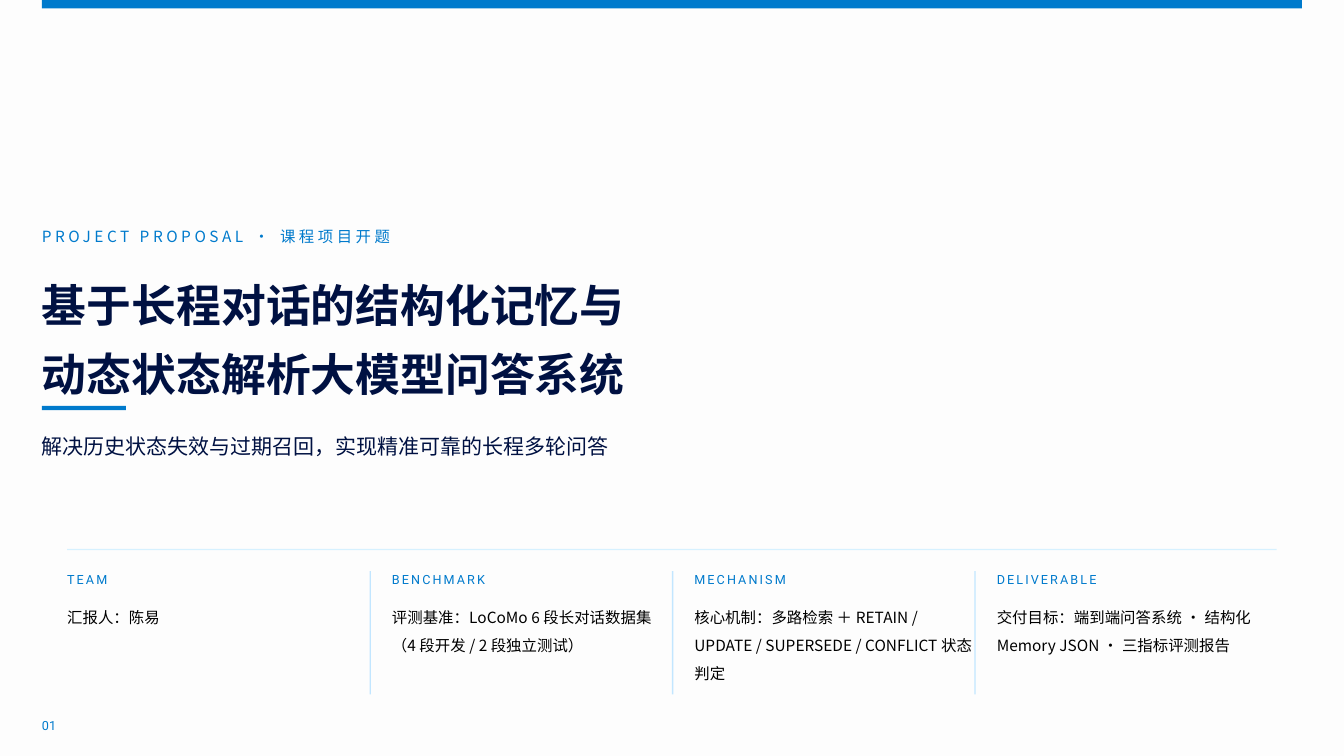
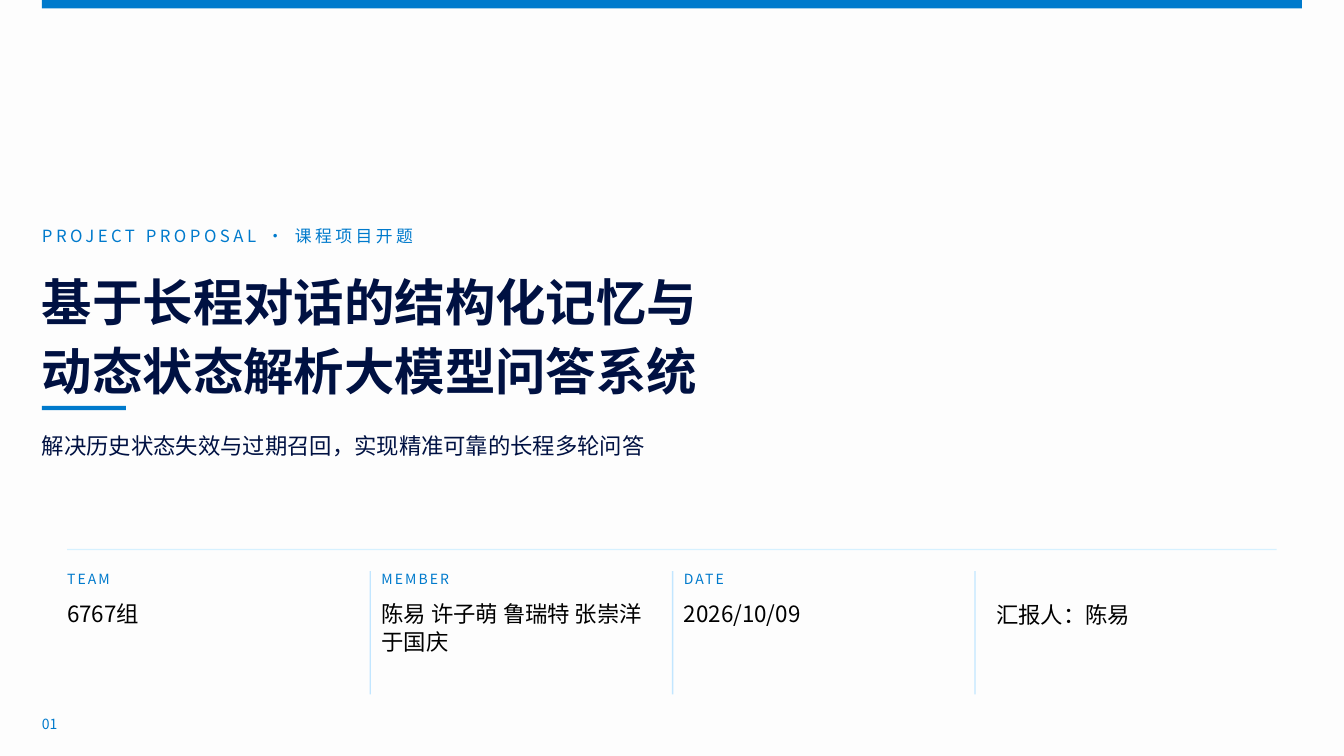
Before and after one commit to Chenyyyyyy666/ZJU-Software-Requirements-Engineering-Project, a slide deck: slide 1 of slides/proposal_ppt.pptx. Drawn at 1344x756 pixels with LibreOffice and Linux fonts; fonts in the diff are those of the drawing. Boxes give left, top, right and bottom in pixels: in the first picture for what was removed or moved away, otherwise in the second. Text is boxed around its words. In the diff, an @@ line names an element or a change of style, - is before the commit and + after.

Commit message:
docs(slides): 更新开题汇报 PPT 与导出 PDF

```diff
--- a/slides/proposal_ppt.pptx
+++ b/slides/proposal_ppt.pptx
@@ text "PROJECT PROPOSAL · 课程项目开题" at [42, 228, 413, 244]: size 11 to 12 pt @@
@@ text "基于长程对话的结构化记忆与" at [42, 278, 697, 395]: size 32 to 36 pt @@
@@ text "解决历史状态失效与过期召回，实现精准可靠的长程多轮问答" at [42, 435, 645, 457]: size 15 to 16 pt @@
@@ text "TEAM" at [67, 573, 110, 584]: size 9 to 10 pt, font Roboto to Noto Sans CJK SC @@
@@ text at [381, 573, 449, 584]: text changed; size 9 to 10 pt; font Roboto to Noto Sans CJK SC @@
-BENCHMARK
+MEMBER
@@ text at [694, 575, 785, 584]: text changed; size 9 to 10 pt; font Roboto to Noto Sans CJK SC @@
-MECHANISM
+DATE
@@ text removed at [997, 575, 1097, 584] @@
-DELIVERABLE
@@ text at [67, 603, 139, 624]: text changed; size 11 to 16 pt @@
-汇报人：陈易
+6767组
@@ text at [381, 603, 642, 652]: text changed; size 11 to 16 pt @@
-评测基准：LoCoMo 6 段长对话数据集（4 段开发 / 2 段独立测试）
+陈易 许子萌 鲁瑞特 张崇洋 于国庆
@@ text at [684, 604, 801, 626]: text changed; size 11 to 16 pt @@
-核心机制：多路检索 ＋ RETAIN / UPDATE / SUPERSEDE / CONFLICT 状态判定
+2026/10/09
@@ text added at [996, 604, 1130, 625], 16 pt, text #000000 @@
+汇报人：陈易
@@ text removed at [997, 610, 1251, 655] @@
-交付目标：端到端问答系统 · 结构化 Memory JSON · 三指标评测报告
@@ text "01" at [42, 718, 58, 729]: size 9 to 10 pt, font Roboto to Noto Sans CJK SC @@
```
Also in this commit, not shown: 8 other slides changed, 1 slide added, 1 slide removed, 1 other file.
